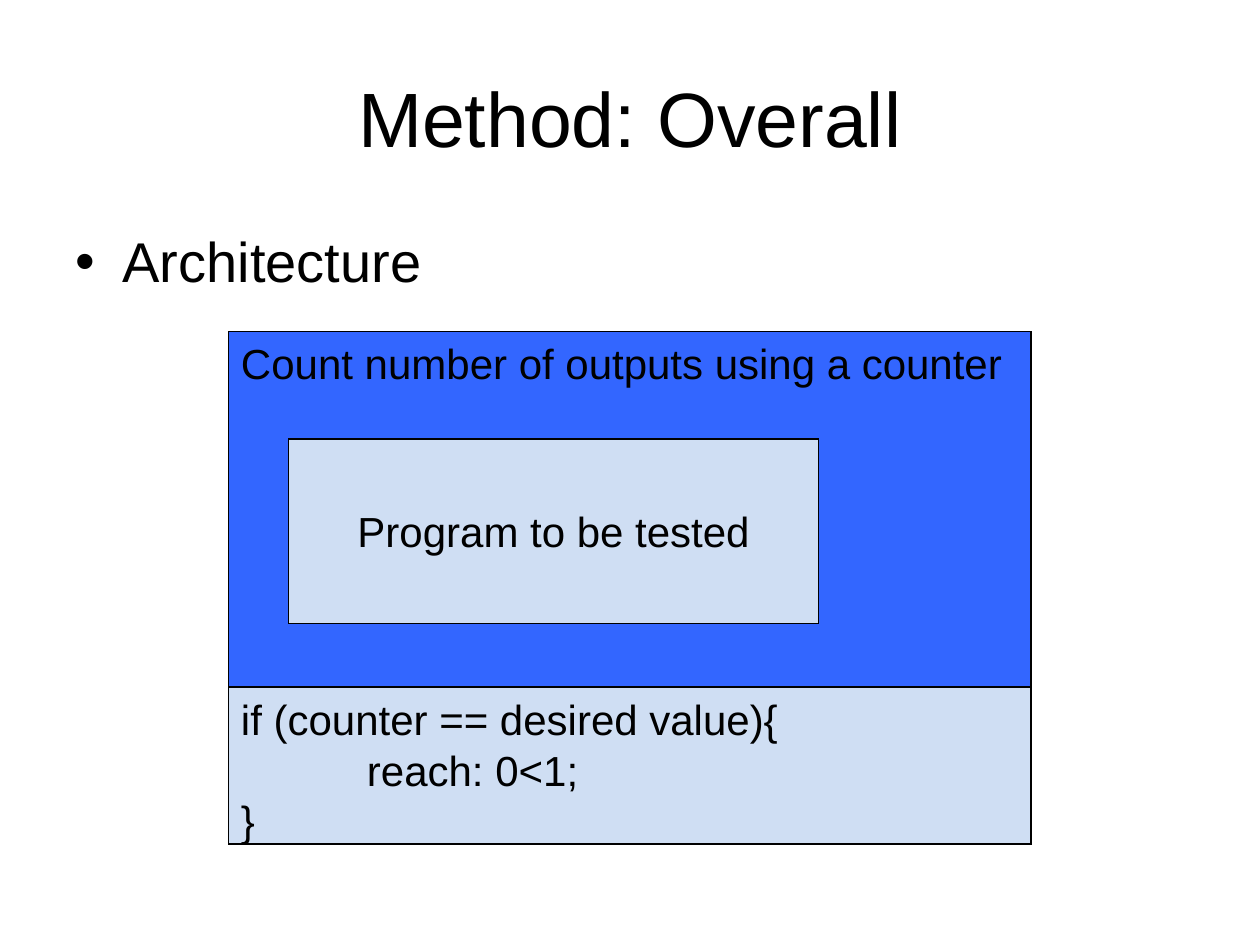
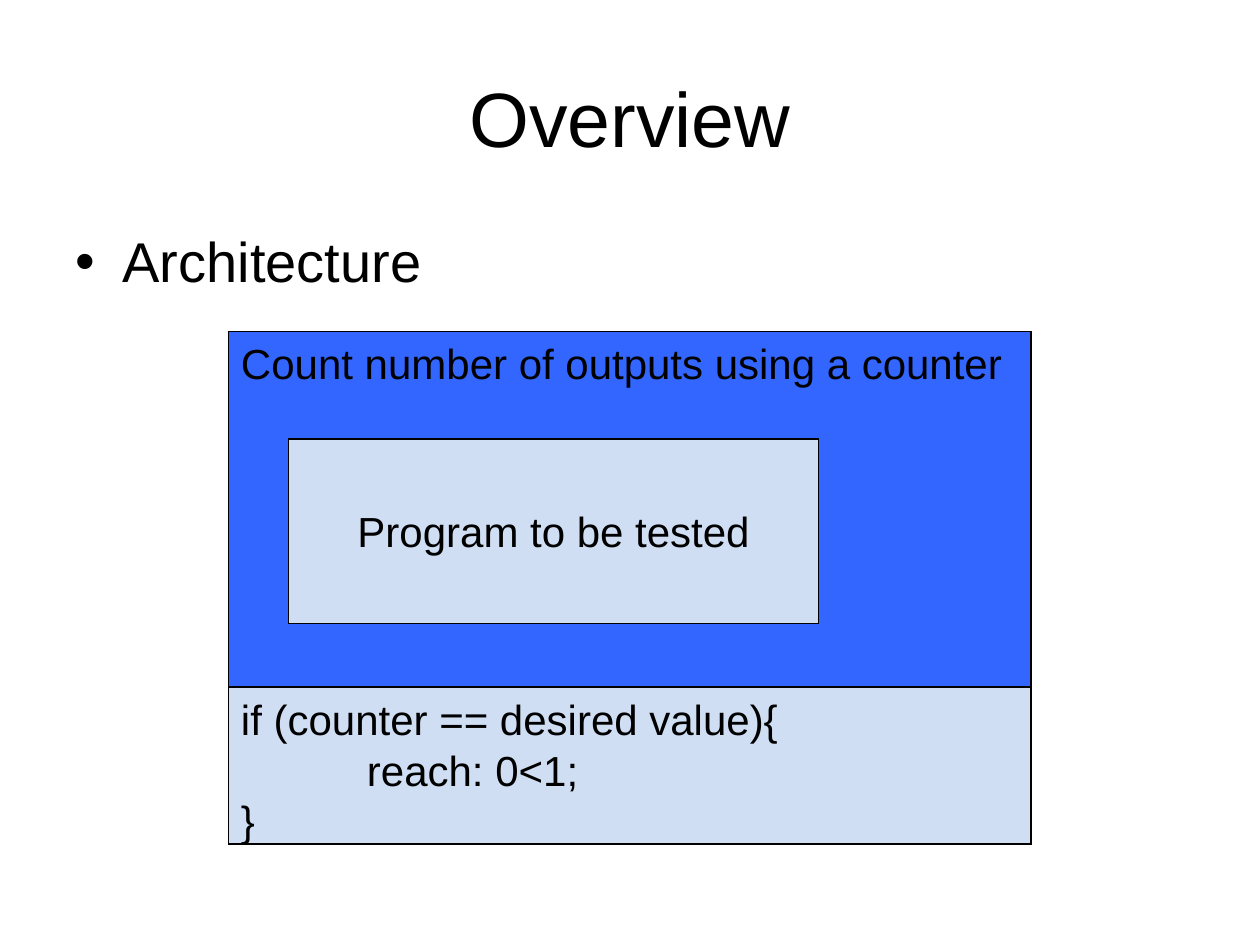
Before and after one commit to chenjiia/Thesis, a slide deck: slide 8 of thesis_presentation/presentation.ppt (slide 7 before the commit). Drawn at 1260x945 pixels with LibreOffice and Linux fonts; fonts in the diff are those of the drawing. Boxes give left, top, right and bottom in pixels: in the first picture for what was removed or moved away, otherwise in the second. Text is boxed around its words. In the diff, an @@ line names an element or a change of style, - is before the commit and + after.

```diff
--- a/thesis_presentation/presentation.ppt
+++ b/thesis_presentation/presentation.ppt
@@ title at (469,91,790,148): text changed @@
-Method: Overall
+Overview
```
Also in this commit, not shown: 14 other slides changed, 4 slides added, 1 slide removed.
